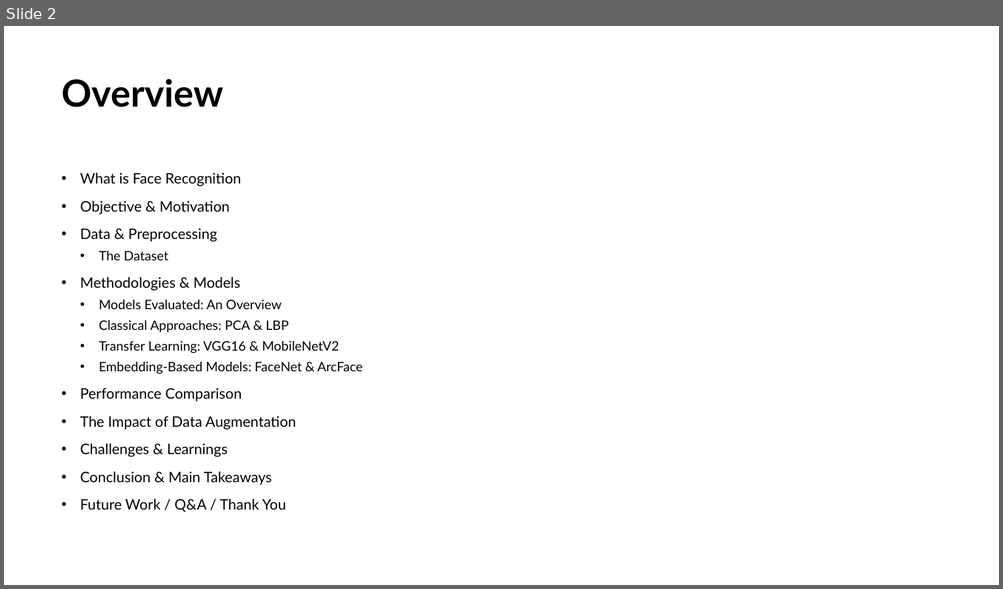
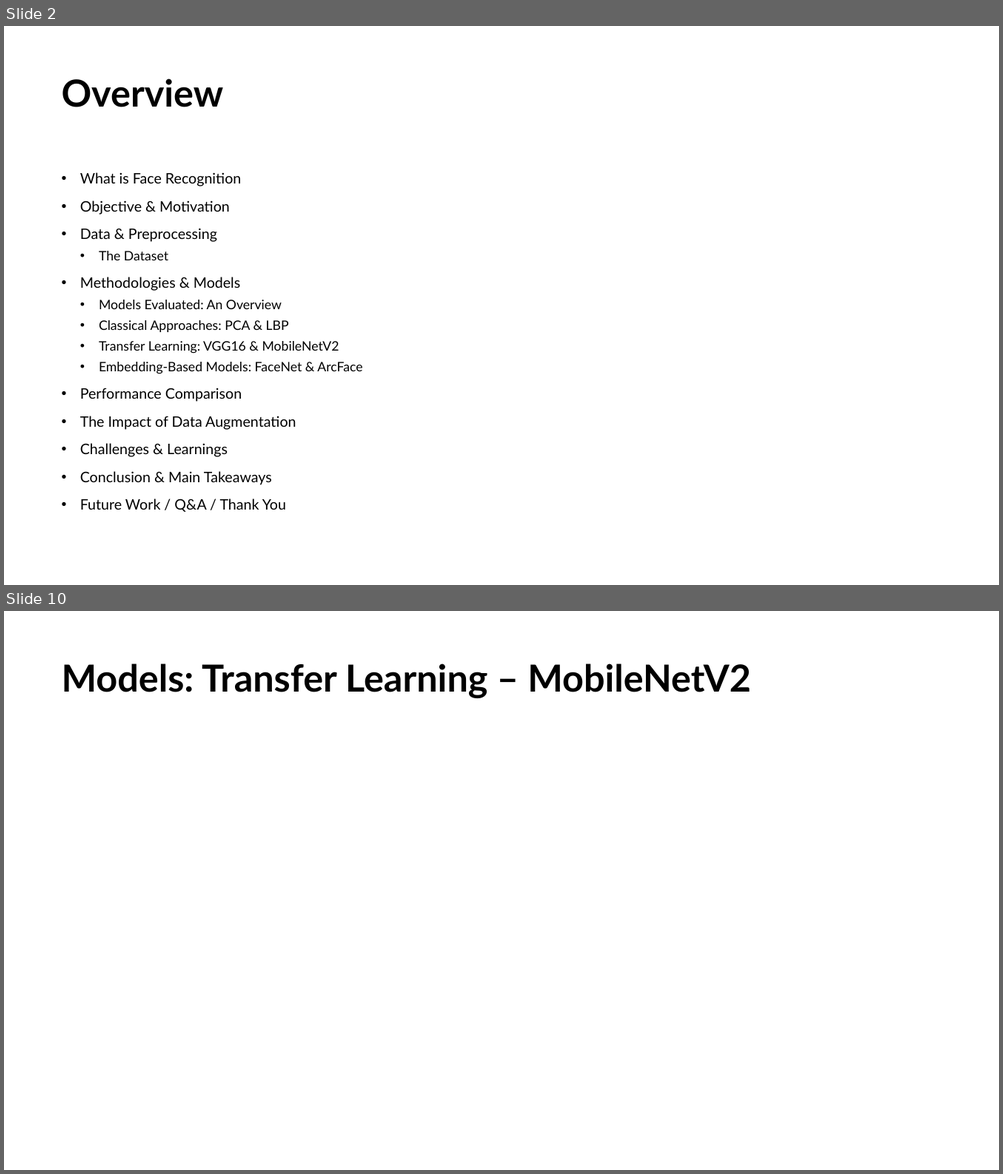
Before and after one commit to JackGraymer/Face-Recognition, a slide deck: Face Reconition Presentation_v2.pptx. Shown one above the other, each under a label of ours: slide 2 before the commit, slides 2 and 10 after it; the slides between them are not shown. The pictures are 1003x589 and 1003x1174 pixels, drawn with LibreOffice and Linux fonts; fonts in the diff are those of the drawing. Boxes give left, top, right and bottom in pixels: in the first picture for what was removed or moved away, otherwise in the second. Text is boxed around its words. In the diff, an @@ line names an element or a change of style, - is before the commit and + after.

```diff
--- a/Face Reconition Presentation_v2.pptx
+++ b/Face Reconition Presentation_v2.pptx
@@ slide 10 added at <box>4,611,999,1170</box>, background #FFFFFF @@
@@ title added at <box>62,664,751,698</box>, 36 pt, text #000000, bold @@
+Models: Transfer Learning – MobileNetV2
```
Also in this commit, not shown: 11 other slides added, 1 other file.
